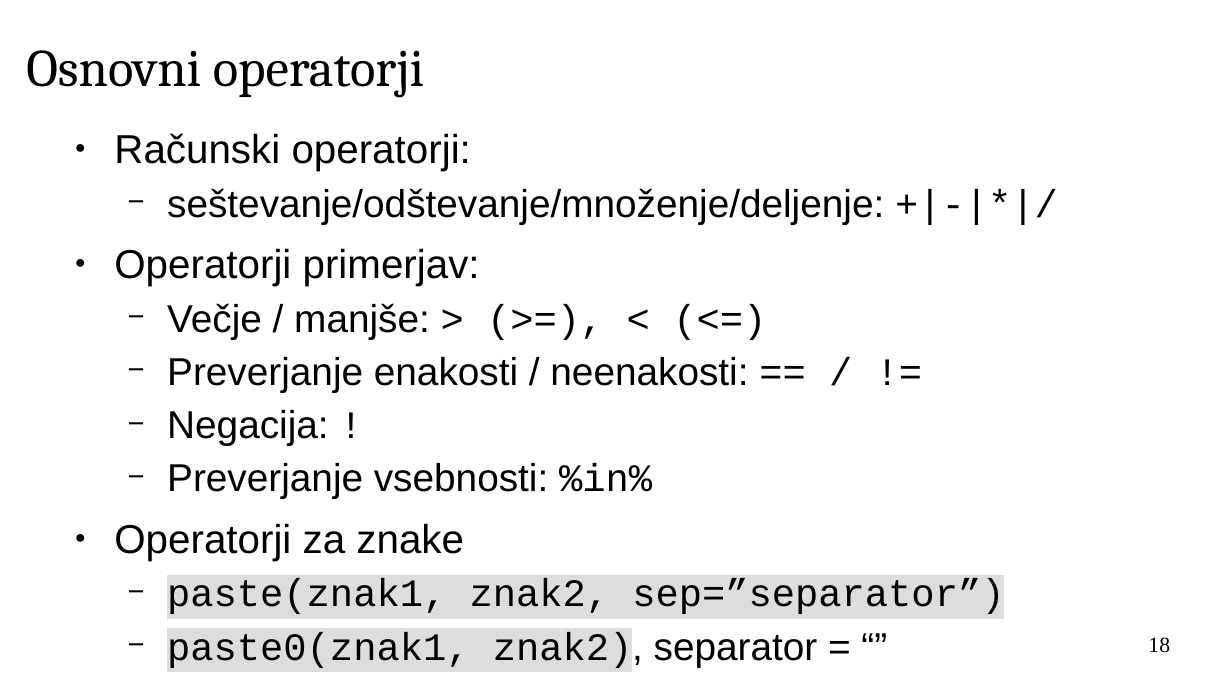
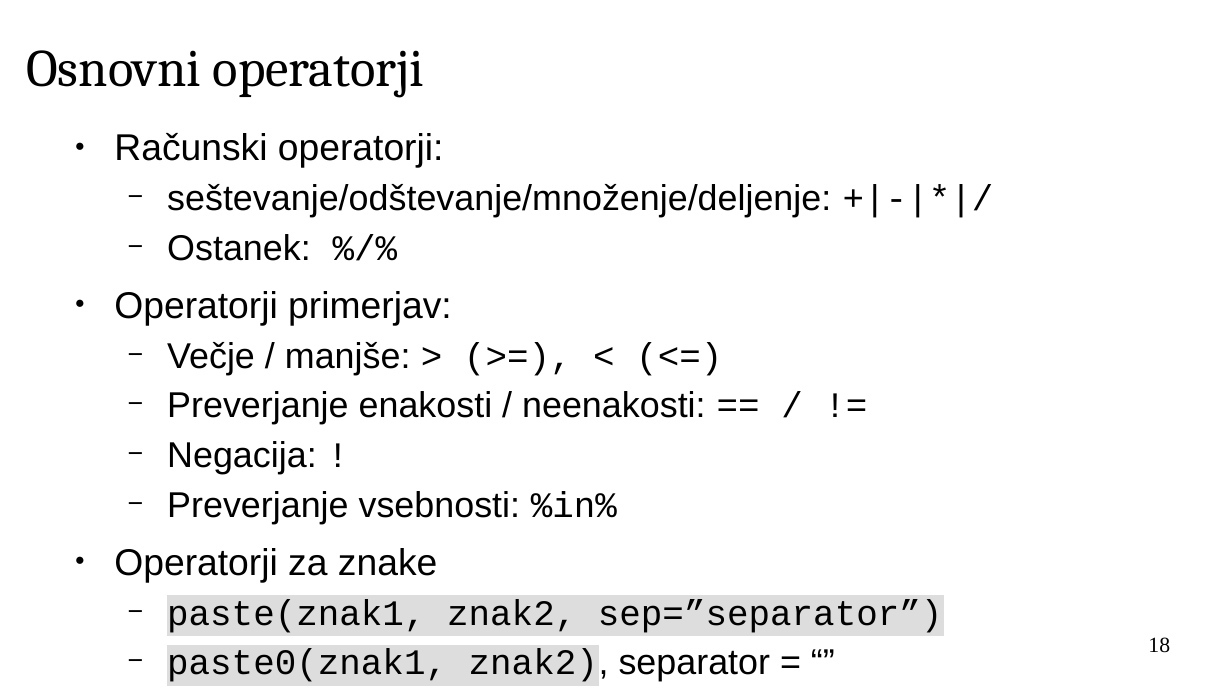
Before and after one commit to janaobsteter/R_tecaj, a slide deck: slide 18 of IT_Rtecaj.odp. Drawn at 1232x693 pixels with LibreOffice and Linux fonts; fonts in the diff are those of the drawing; background and template pictures are left out. Boxes give left, top, right and bottom in pixels: in the first picture for what was removed or moved away, otherwise in the second. Text is boxed around its words. In the diff, an @@ line names an element or a change of style, - is before the commit and + after.

```diff
--- a/IT_Rtecaj.odp
+++ b/IT_Rtecaj.odp
@@ text at <box>114,133,943,682</box>: size 26 to 24.1 pt in "Računski operatorji:", "Operatorji primerjav:", "Operatorji za znake"; size 25 to 23.1 pt in "seštevanje/odštevanje/množenje/deljenje: +|-|*|/", "Večje / manjše: > (>=), < (<=)", "Preverjanje enakosti / neenakosti: == / !=", "Negacija: !" and 3 more places @@
@@ text at <box>167,234,311,261</box>: paragraph added @@
+  − Ostanek: %/%
```
Also in this commit, not shown: 10 other slides changed, 17 slides added, 1 other file.
